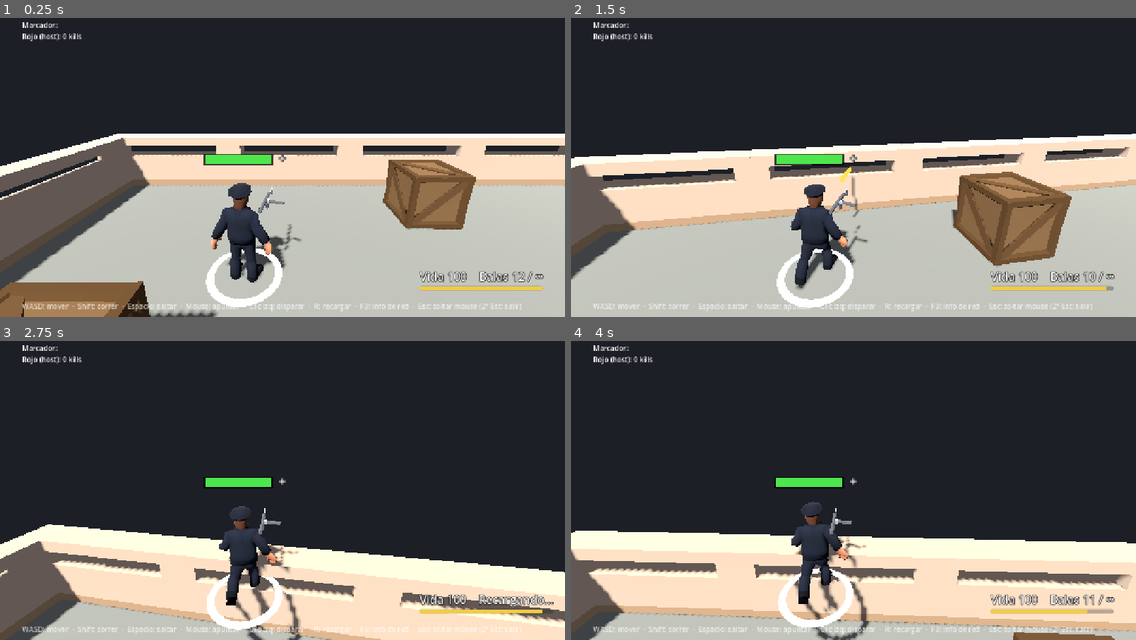
Above: before the commit, frames 1-4 (two rows, left to right).
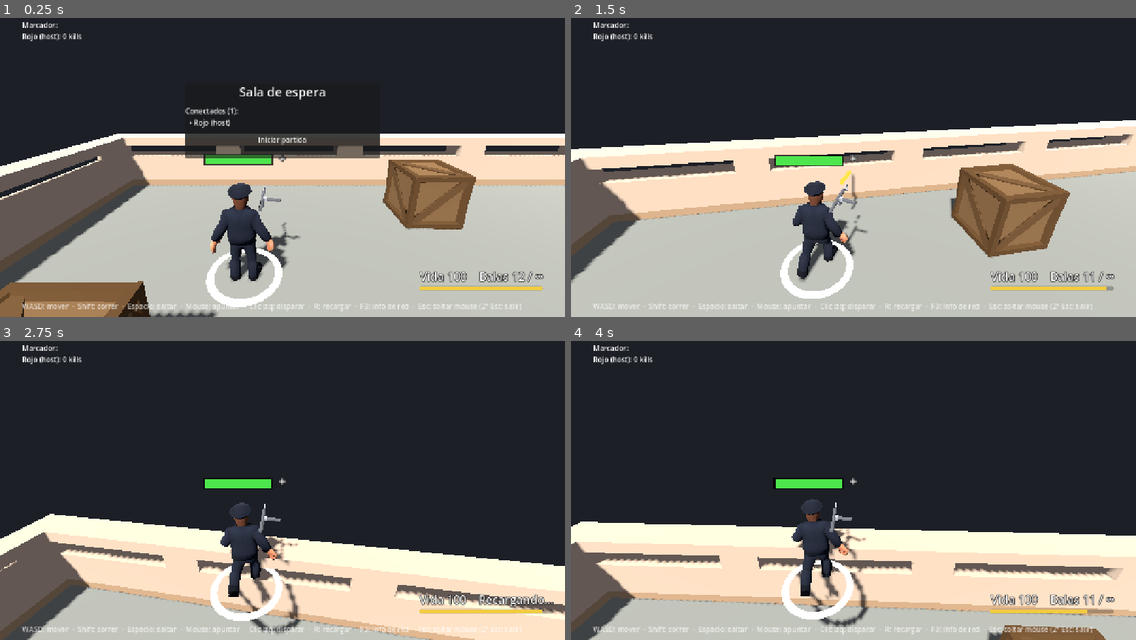
Above: after the commit, the same moments.

Repository: mpinedaj/godot-networked-shooter
Game: Godot game, scene res://scenes/game.tscn
Two runs of this game, one before a commit and one after it. Both use one fixed random seed, a clock stepped at 60 frames per second and the inputs below. This scene is started directly instead of the project's main scene.
Inputs (mouse positions are in pixels of both pictures, inside the frame that each line leads up to):
- Up to frame 1 (0.25 s): no input
- Up to frame 2 (1.5 s): click (853, 140) at 0.5 s, where only the run after the commit has a clickable "Iniciar partida"; tap Enter at 1.25 s; move the mouse to (881, 158) at 1.27 s; hold Up (ui_up) from 1.28 s (still down); hold Shift from 1.28 s (still down); click (881, 158) at 1.42 s
- Up to frame 3 (2.75 s): keep holding Up (ui_up); tap Space at 1.52, 1.82, 2.27, 2.57 s; move the mouse to (254, 481) at 2.02 s; release Shift at 2.03 s; tap R at 2.1 s; click (254, 481) at 2.17 s
- Up to frame 4 (4 s): keep holding Up (ui_up); move the mouse to (864, 475) at 2.77 s; hold Shift 2.78-3.53 s; click (864, 475) at 2.92 s; move the mouse to (847, 487) at 3.52 s; tap R at 3.6 s; click (847, 487) at 3.67 s; tap Space at 3.77 s

The runs differ from the first frame. In frame 1, 3.5% of the frame differs, in the area x 32-68%, y 22-89%; in frame 2, 20%, in the area x 0-100%, y 34-97%; in frame 3, 15%; in frame 4, 18%.

Commit message:
Sala de espera: el host ve quién se conectó y pulsa "Iniciar partida"
- Estado de la partida (LOBBY/PLAYING) decidido por el servidor y
  replicado con un RPC fiable; quien entra tarde recibe el estado actual.
- En la sala los jugadores ya existen pero no se mueven ni disparan, y el
  mouse queda libre para pulsar el botón (solo visible en el host).
- Al iniciar: marcador a cero y todos a su punto con todo lleno. Las
  reapariciones pendientes de antes se anulan con un contador de ronda.

Diff:
--- a/scripts/game.gd
+++ b/scripts/game.gd
@@ -20,6 +20,10 @@
 ## Cámara en tercera persona del jugador local (no se replica).
 var camera = null  # third_person_camera.gd
 
+## Estado de la partida. Lo decide el servidor y lo replica con sync_state.
+enum State { LOBBY, PLAYING }
+var state: int = State.LOBBY
+
 var kills_map: Dictionary = {}  # peer_id -> kills (autoritativo en el servidor)
 var _bullet_counter: int = 0
 var spawn_points: Array[Vector3] = [
@@ -44,6 +48,7 @@
 	NetworkManager.server_disconnected_sig.connect(_on_lost_connection.bind("El servidor se desconectó."))
 	NetworkManager.connection_failed_sig.connect(_on_lost_connection.bind("No se pudo conectar. Verifica IP, puerto y firewall."))
 	hud.setup(self)
+	sync_state(State.LOBBY)  # Todos empiezan en la sala de espera hasta saber el estado real.
 	if multiplayer.is_server():
 		# El host también juega: spawnea su propio jugador.
 		_server_spawn_player(1, NetworkManager.player_name)
@@ -188,6 +193,7 @@
 	if not multiplayer.is_server() or players_node.has_node(str(id)):
 		return
 	_server_spawn_player(id, player_name)
+	sync_state.rpc_id(id, state)  # Quien entra tarde recibe el estado actual.
 
 func _server_spawn_player(peer_id: int, player_name: String) -> void:
 	# El servidor no confía en el cliente: limpia y recorta el nombre.
@@ -211,6 +217,34 @@
 	p.position = spawn_points[int(data[1]) % spawn_points.size()]
 	return p
 
+# ---------------- Estado de la partida ----------------
+func is_playing() -> bool:
+	return state == State.PLAYING
+
+## Servidor (botón "Iniciar" del host): marcador a cero, todos a su punto de
+## aparición con vida y munición completas, y a jugar.
+func start_match() -> void:
+	if not multiplayer.is_server():
+		return
+	for k in kills_map.keys():
+		kills_map[k] = 0
+	_broadcast_kills()
+	for p in players_node.get_children():
+		p.reset_for_round(spawn_points[p.slot % spawn_points.size()])
+	sync_state.rpc(State.PLAYING)
+
+@rpc("authority", "call_local", "reliable")
+func sync_state(new_state: int) -> void:
+	var was_lobby := state == State.LOBBY
+	state = new_state
+	# En la sala el mouse queda libre para pulsar "Iniciar"; al empezar se captura.
+	camera.allow_capture = state != State.LOBBY
+	if state == State.LOBBY:
+		camera.capture_mouse(false)
+	elif was_lobby:
+		camera.capture_mouse(true)
+	hud.on_state_changed()
+
 func has_local_player() -> bool:
 	return players_node.has_node(str(multiplayer.get_unique_id()))
 
--- a/scripts/hud.gd
+++ b/scripts/hud.gd
@@ -17,6 +17,11 @@
 var _hit_color: Color = Color.WHITE
 var _kill_feed: VBoxContainer = null
 
+# Sala de espera (centro): jugadores conectados y botón "Iniciar" para el host.
+var _lobby: PanelContainer = null
+var _lobby_players: Label = null
+var _start_button: Button = null
+
 # Estado del jugador local (abajo a la derecha): vida, balas y resistencia.
 var _stats_label: Label = null
 var _stamina_bar: ProgressBar = null
@@ -27,6 +32,47 @@
 	update_kills({})
 	_build_stats()
 	_build_feedback()
+	_build_lobby()
+	on_state_changed()
+
+func _build_lobby() -> void:
+	_lobby = PanelContainer.new()
+	_lobby.set_anchors_and_offsets_preset(Control.PRESET_CENTER)
+	_lobby.custom_minimum_size = Vector2(440, 0)
+	_lobby.offset_left = -220
+	_lobby.offset_top = -170
+	add_child(_lobby)
+	var box := VBoxContainer.new()
+	box.add_theme_constant_override("separation", 12)
+	_lobby.add_child(box)
+	var title := Label.new()
+	title.text = "Sala de espera"
+	title.horizontal_alignment = HORIZONTAL_ALIGNMENT_CENTER
+	title.add_theme_font_size_override("font_size", 28)
+	box.add_child(title)
+	_lobby_players = Label.new()
+	box.add_child(_lobby_players)
+	_start_button = Button.new()
+	_start_button.text = "Iniciar partida"
+	_start_button.pressed.connect(func(): game.start_match())
+	box.add_child(_start_button)
+
+func on_state_changed() -> void:
+	if _lobby == null:
+		return
+	_lobby.visible = game.state == game.State.LOBBY
+	_start_button.visible = multiplayer.is_server()
+
+func _update_lobby() -> void:
+	if not _lobby.visible:
+		return
+	var names: Array[String] = []
+	for p in game.players_node.get_children():
+		names.append("  • " + p.get_display_name())
+	var txt := "Conectados (%d):\n%s" % [names.size(), "\n".join(names)]
+	if not multiplayer.is_server():
+		txt += "\n\nEsperando a que el host inicie la partida..."
+	_lobby_players.text = txt
 
 func _build_feedback() -> void:
 	# Borde rojo: degradado radial transparente en el centro y rojo en los bordes.
@@ -123,6 +169,7 @@
 
 func _process(_delta: float) -> void:
 	_update_stats()
+	_update_lobby()
 	# Aviso mientras el cliente aún no recibe su jugador del servidor.
 	var waiting: bool = game != null and not NetworkManager.is_host and not game.has_local_player()
 	status_label.visible = waiting
--- a/scripts/player.gd
+++ b/scripts/player.gd
@@ -74,6 +74,8 @@
 var _target_pos: Vector3 = Vector3.ZERO
 var _target_yaw: float = 0.0
 var _has_target: bool = false
+## Cambia al reiniciar la ronda: anula las reapariciones pendientes de antes.
+var _round_token: int = 0
 
 @export var sync_pos: Vector3:
 	get:
@@ -349,12 +351,18 @@
 
 # ---------------- Simulación (solo servidor) ----------------
 func _physics_process(delta: float) -> void:
-	if is_local() and not is_dead and capture_enabled:
+	var game = _game()
+	var playing: bool = game != null and game.is_playing()
+	if is_local() and not is_dead and capture_enabled and playing:
 		_capture_input()
 	if not multiplayer.is_server():
 		return
 	if is_dead:
 		return
+	if not playing:
+		# Sala de espera: quietos (solo gravedad), sin disparar.
+		input_move = Vector2.ZERO
+		input_buttons = 0
 	visual.rotation.y = input_aim
 	# Recarga: con R, o sola al intentar disparar con el cargador vacío.
 	if reloading:
@@ -416,7 +424,7 @@
 
 ## Daño aplicado por el servidor cuando una bala impacta.
 func take_damage(amount: int, from_peer: int) -> void:
-	if not multiplayer.is_server() or is_dead:
+	if not multiplayer.is_server() or is_dead or not _game().is_playing():
 		return
 	health = max(0, health - amount)
 	var game = _game()
@@ -433,12 +441,26 @@
 	if game:
 		game.player_killed(killer_peer, peer_id)
 	# Si el jugador se va antes, la conexión del timer se elimina sola.
-	get_tree().create_timer(RESPAWN_TIME).timeout.connect(_respawn)
-
-func _respawn() -> void:
+	get_tree().create_timer(RESPAWN_TIME).timeout.connect(_respawn.bind(_round_token))
+
+func _respawn(token: int) -> void:
+	if token != _round_token:
+		return  # Mientras tanto empezó otra ronda y ya reapareció.
 	var game = _game()
 	if game and game.has_method("random_spawn_point"):
 		global_position = game.random_spawn_point()
+	_reset_stats()
+
+## Servidor: inicio de ronda, todos vuelven a su punto con todo lleno.
+func reset_for_round(pos: Vector3) -> void:
+	_round_token += 1
+	global_position = pos
+	velocity = Vector3.ZERO
+	input_move = Vector2.ZERO
+	input_buttons = 0
+	_reset_stats()
+
+func _reset_stats() -> void:
 	health = MAX_HEALTH
 	stamina = MAX_STAMINA
 	_exhausted = false
--- a/scripts/third_person_camera.gd
+++ b/scripts/third_person_camera.gd
@@ -13,6 +13,8 @@
 const COLLISION_MARGIN := 0.2
 
 var target: Node3D = null
+## Si es false (sala de espera), un clic no recaptura el mouse.
+var allow_capture: bool = true
 var yaw: float = 0.0
 var pitch: float = -0.3
 
@@ -29,7 +31,7 @@
 	if event is InputEventMouseMotion and is_mouse_captured():
 		yaw -= event.relative.x * MOUSE_SENSITIVITY
 		pitch = clampf(pitch - event.relative.y * MOUSE_SENSITIVITY, PITCH_MIN, PITCH_MAX)
-	elif event is InputEventMouseButton and event.pressed and not is_mouse_captured():
+	elif event is InputEventMouseButton and event.pressed and not is_mouse_captured() and allow_capture:
 		# Clic con el mouse libre: volver a capturarlo (no dispara).
 		capture_mouse(true)
 		get_viewport().set_input_as_handled()
